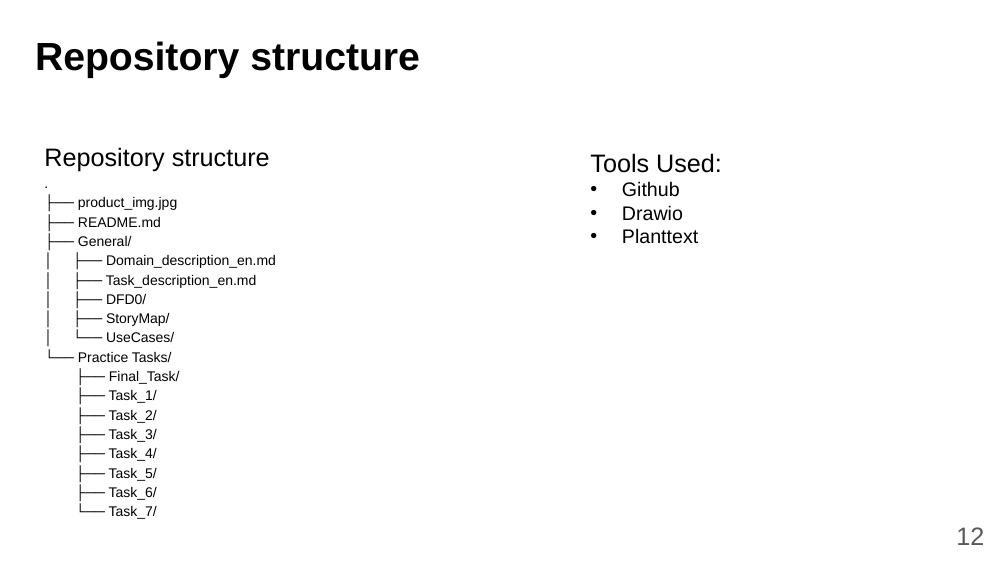
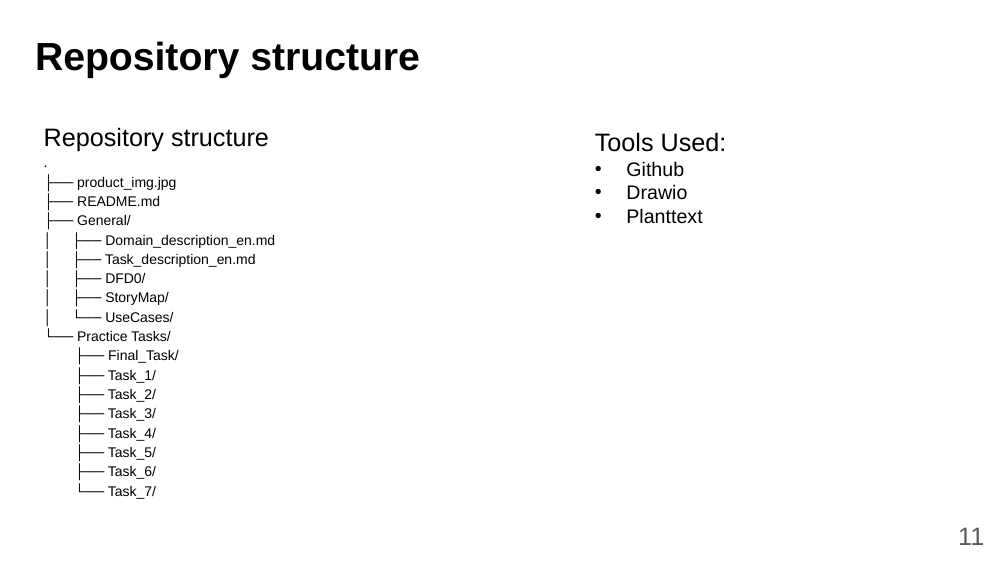
Before and after one commit to fanglores/Advanced-Software-Design, a slide deck: slide 11 of PracticeTasks/Final_Task/K8C_FinalTask1_(Task8).pptx (slide 12 before the commit). Drawn at 1008x567 pixels with LibreOffice and Linux fonts; fonts in the diff are those of the drawing. Boxes give left, top, right and bottom in pixels: in the first picture for what was removed or moved away, otherwise in the second. Text is boxed around its words. In the diff, an @@ line names an element or a change of style, - is before the commit and + after.

```diff
--- a/PracticeTasks/Final_Task/K8C_FinalTask1_(Task8).pptx
+++ b/PracticeTasks/Final_Task/K8C_FinalTask1_(Task8).pptx
@@ text "Repository structure": place and size @@
-text "Repository structure" at <box>44,147,276,519</box>
+text "Repository structure" at <box>44,127,275,499</box>
@@ text "Tools Used:": place and size @@
-text "Tools Used:" at <box>590,153,722,244</box>
+text "Tools Used:" at <box>595,132,727,224</box>
@@ page number at <box>958,527,984,545</box>: text changed @@
-12
+11
```
Also in this commit, not shown: 4 other slides changed, 1 slide removed, 1 other file.
